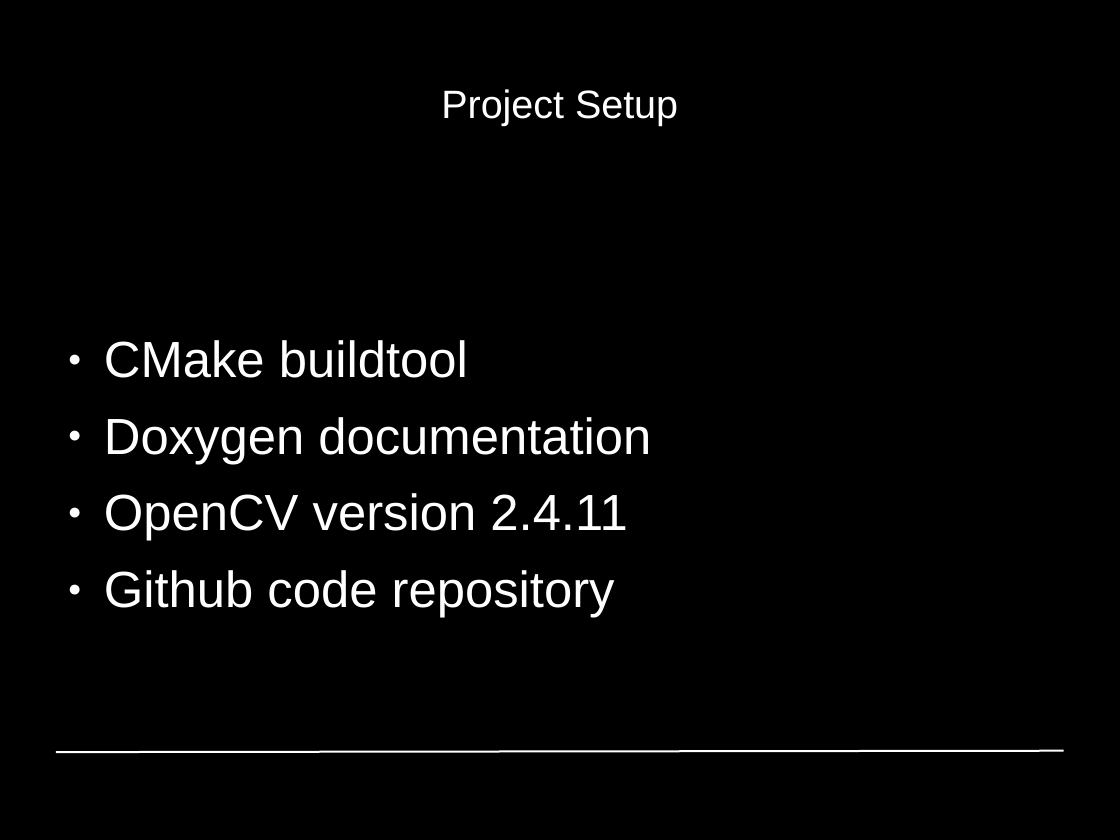
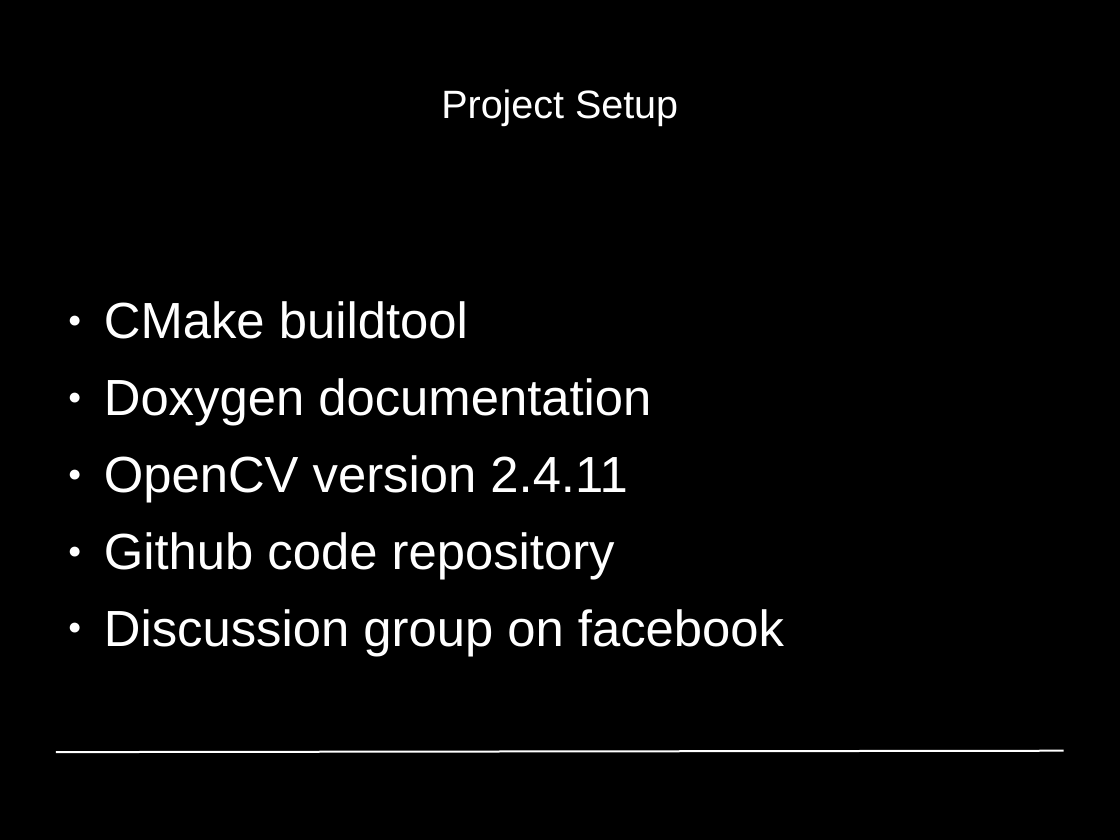
Before and after one commit to GiannisPapadopoulos/DiscriminativePatches, a slide deck: slide 10 of presentations/period1/MAI_Project1_Group4.ppt. Drawn at 1120x840 pixels with LibreOffice and Linux fonts; fonts in the diff are those of the drawing; background and template pictures are left out. Boxes give left, top, right and bottom in pixels: in the first picture for what was removed or moved away, otherwise in the second. Text is boxed around its words. In the diff, an @@ line names an element or a change of style, - is before the commit and + after.

```diff
--- a/presentations/period1/MAI_Project1_Group4.ppt
+++ b/presentations/period1/MAI_Project1_Group4.ppt
@@ text at [104,609,784,656]: paragraph added @@
+● Discussion group on facebook
```
Also in this commit, not shown: 3 other slides changed, 1 slide added, 1 other file.
